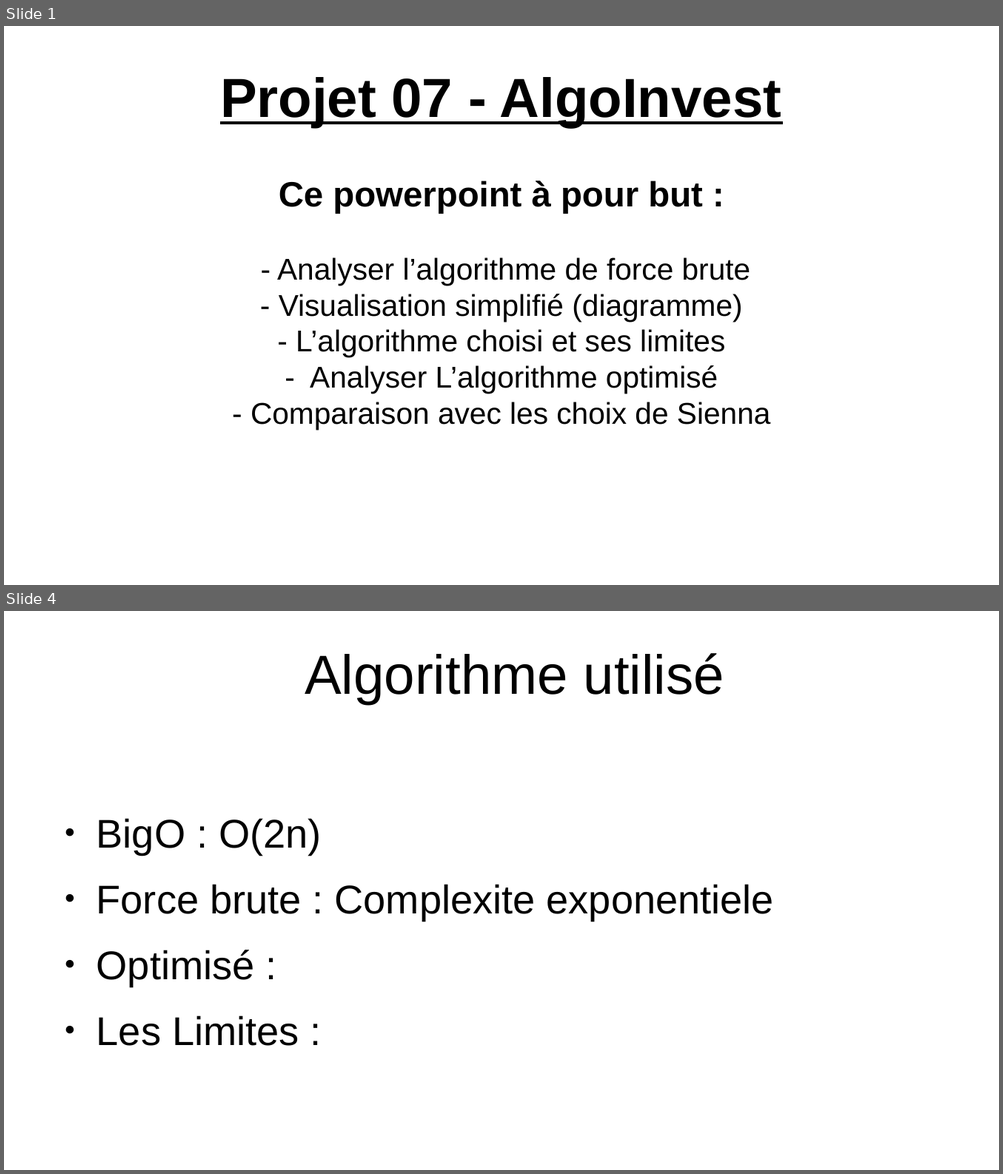
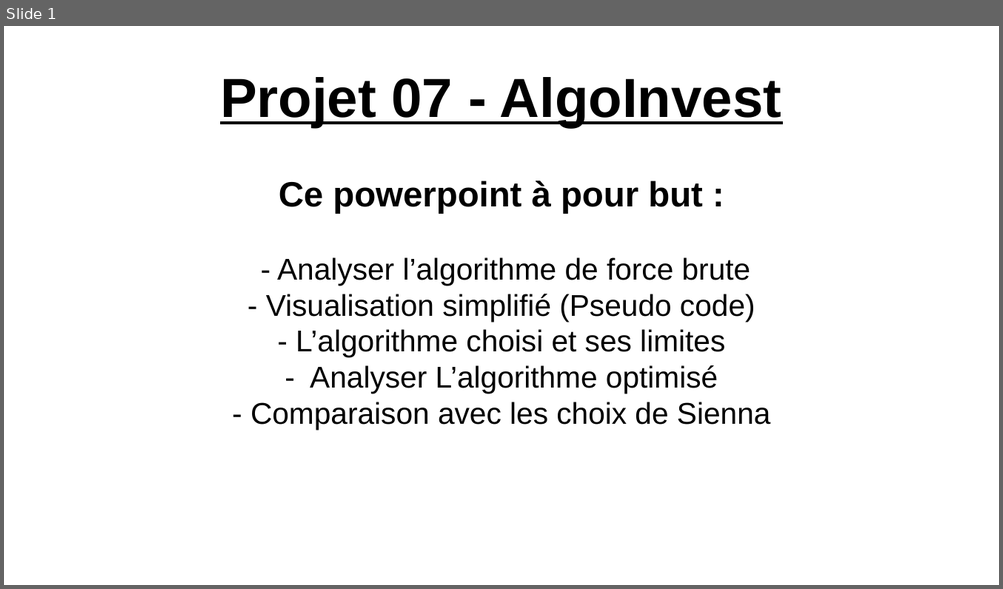
Before and after one commit to maximesoydas/maxshares, a slide deck: presentation.odp. Shown one above the other, each under a label of ours: slides 1 and 4 before the commit, slide 1 after it; the slides between them are not shown. The pictures are 1003x1174 and 1003x589 pixels, drawn with LibreOffice and Linux fonts; fonts in the diff are those of the drawing. Boxes give left, top, right and bottom in pixels: in the first picture for what was removed or moved away, otherwise in the second. Text is boxed around its words. In the diff, an @@ line names an element or a change of style, - is before the commit and + after.

```diff
--- a/presentation.odp
+++ b/presentation.odp
@@ slide 4 removed at [4,611,999,1170], background #FFFFFF @@
@@ title removed at [304,653,724,705] @@
-Algorithme utilisé
@@ text removed at [96,818,774,1046] @@
-● BigO : O(2n)
-● Force brute : Complexite exponentiele
-● Optimisé :
-● Les Limites :
@@ slide 1 changed as well @@
@@ subtitle at [266,294,755,321]: text changed @@
-- Visualisation simplifié (diagramme)
+- Visualisation simplifié (Pseudo code)
```
Also in this commit, not shown: 1 other slide changed, 7 slides added, 3 other slides removed, 5 other files.
